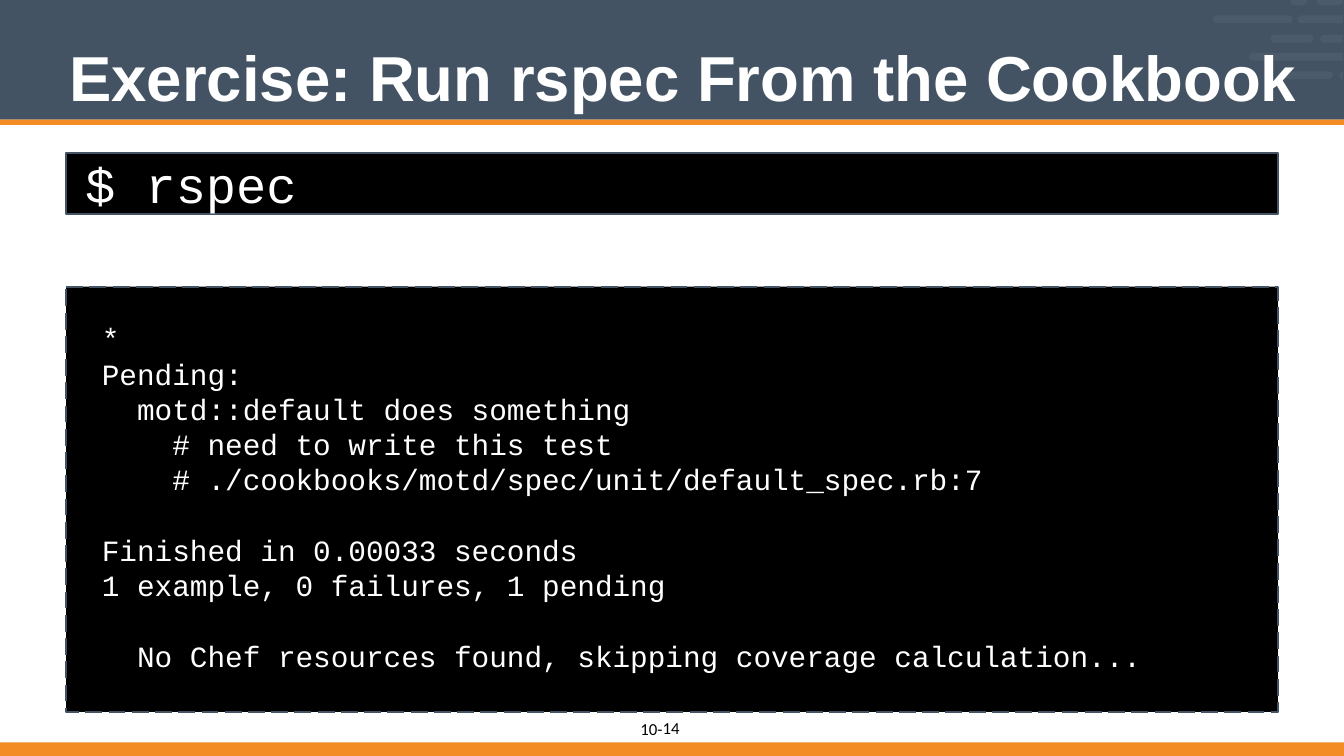
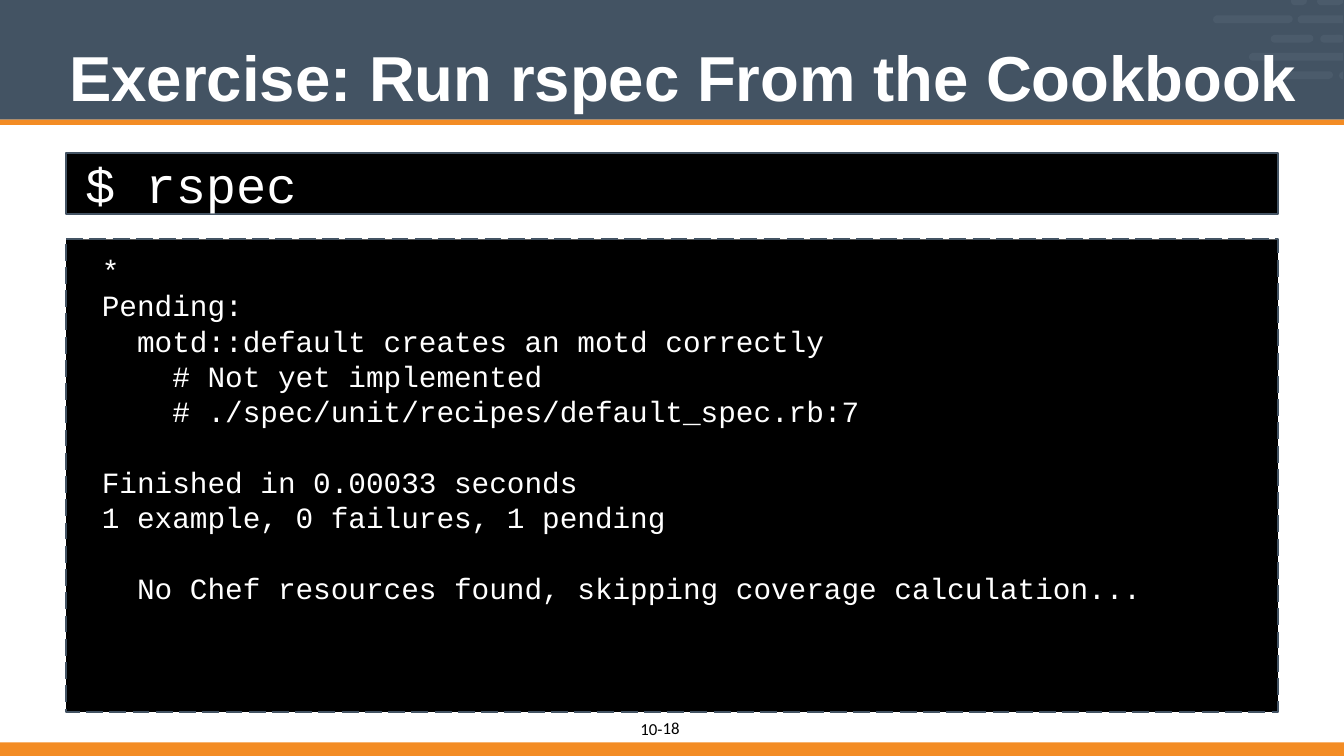
Before and after one commit to vinyar/chef-intermediate, a slide deck: slide 18 of 10-introduction_to_chefspec.pptx (slide 14 before the commit). Drawn at 1344x756 pixels with LibreOffice and Linux fonts; fonts in the diff are those of the drawing. Boxes give left, top, right and bottom in pixels: in the first picture for what was removed or moved away, otherwise in the second. Text is boxed around its words. In the diff, an @@ line names an element or a change of style, - is before the commit and + after.

Commit message:
Reworked the Introduction to Chefspec Portion
* Too often when teaching the material the source code in this section was far too small to read. So I opted to break out the explanation of the components of the spec across multiple slides to make it read better at poorer resolutions.

* Re-ordered a number of slides. To put the creation of the spec_helper file after creation of the spec directory and then continue on creating the paths. This is something that I tried the other way and decided that making all the paths and then editing the files did not feel right.

* Adopted the pattern of using the `spec/unit/recipes` folder because that is the path is generated when using `chef generate recipe ...`.

```diff
--- a/10-introduction_to_chefspec.pptx
+++ b/10-introduction_to_chefspec.pptx
@@ freeform shape resized from (x1=67, y1=286, x2=1278, y2=711) to (x1=67, y1=240, x2=1278, y2=712) @@
@@ freeform shape resized from (x1=67, y1=286, x2=1278, y2=711) to (x1=67, y1=240, x2=1278, y2=712) @@
@@ text "*" moved from (x1=102, y1=364, x2=1141, y2=673) to (x1=102, y1=295, x2=1141, y2=605) @@
@@ text at (x1=137, y1=331, x2=860, y2=428): text changed @@
-motd::default does something
-# need to write this test
-# ./cookbooks/motd/spec/unit/default_spec.rb:7
+motd::default creates an motd correctly
+# Not yet implemented
+# ./spec/unit/recipes/default_spec.rb:7
@@ page number at (x1=663, y1=722, x2=680, y2=734): text changed @@
-14
+18
```
Also in this commit, not shown: 12 other slides changed, 5 slides added, 1 slide removed.
